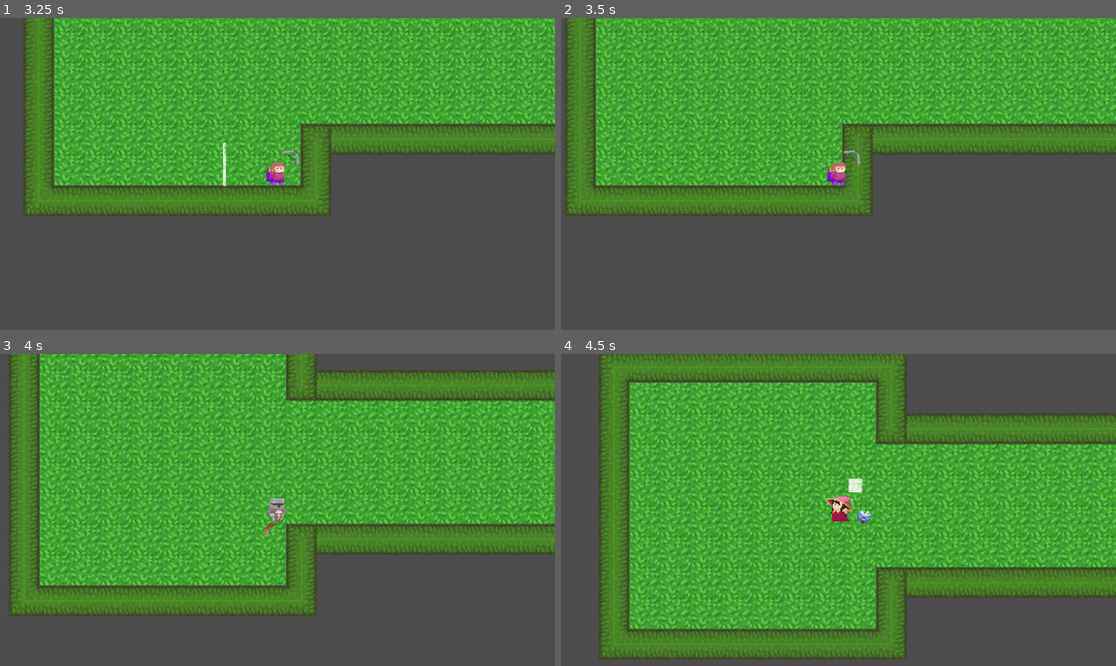
Above: before the commit, frames 1-4 (two rows, left to right).
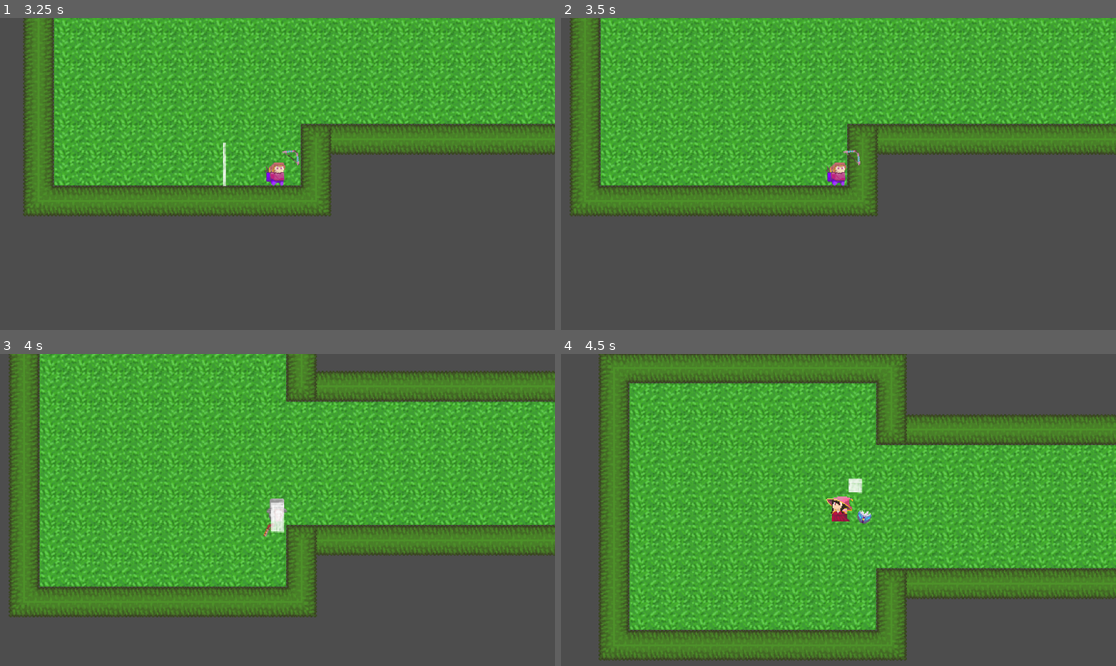
Above: after the commit, the same moments.

Repository: felixtjahyadi/halustudio
Game: Godot game, scene res://scenes/Utils/title.tscn
The game is run twice, just before and just after one commit, with the same random seed, the same clock (stepped at 60 frames per second) and the same inputs. Sound files missing from this copy of the repository are replaced by a short silence.
Inputs (mouse positions are in pixels of both pictures, inside the frame that each line leads up to):
- Up to frame 1 (3.25 s): click "Play" at 0.5 s; move the mouse to (399, 158) at 1.27 s; hold D (right) 1.28-2.03 s; tap Q (swap) at 1.35, 2.3, 2.85 s; move the mouse to (166, 189) at 2.02 s; hold S (down) 2.03-2.78 s; click (166, 189) at 2.1 s; move the mouse to (333, 105) at 2.77 s; hold D (right) from 2.78 s (still down)
- Up to frame 2 (3.5 s): keep holding D (right)
- Up to frame 3 (4 s): move the mouse to (249, 572) at 3.52 s; release D (right) at 3.53 s; hold W (up) from 3.53 s (still down); tap Space (test, bound only before the commit) at 3.6 s; tap Q (swap) at 3.8 s
- Up to frame 4 (4.5 s): move the mouse to (1005, 556) at 4.27 s; release W (up) at 4.28 s; hold A (left) from 4.28 s (still down); tap Q (swap) at 4.35 s

Frame 1 is identical in both runs. In frame 2, 16% of the frame differs, in the area x 0-100%, y 0-64%; in frame 3, 9.3%; in frame 4, 9.3%.

Commit message:
Hot fixes#2

Diff:
--- a/project.godot
+++ b/project.godot
@@ -67,7 +67,7 @@
 }
 test={
 "deadzone": 0.5,
-"events": [Object(InputEventKey,"resource_local_to_scene":fa …(119 unchanged characters)… ressed":false,"pressed":false,"keycode":0,"physical_keycode":32,"key_label":0,"unicode":32,"echo":false,"script":null)
+"events": [Object(InputEventKey,"resource_local_to_scene":fa …(119 unchanged characters)… ressed":false,"pressed":false,"keycode":4194305,"physical_keycode":0,"key_label":0,"unicode":0,"echo":false,"script":null)
 ]
 }
 
--- a/scenes/Enemy/base_enemy.tscn
+++ b/scenes/Enemy/base_enemy.tscn
@@ -54,7 +54,6 @@
 animation = &"walk"
 
 [node name="DetectionArea" type="Area2D" parent="."]
-visible = false
 
 [node name="CollisionShape2D" type="CollisionShape2D" parent="DetectionArea"]
 shape = SubResource("CircleShape2D_oaiih")
--- a/scenes/Map/Room/1/3-0.tscn
+++ b/scenes/Map/Room/1/3-0.tscn
@@ -9,7 +9,7 @@
 [sub_resource type="RectangleShape2D" id="RectangleShape2D_dsauk"]
 size = Vector2(40, 88)
 
-[node name="Room1" type="Node2D"]
+[node name="Room2" type="Node2D"]
 script = ExtResource("1_gml8v")
 
 [node name="RoomTileMap" parent="." instance=ExtResource("2_qfnht")]
--- a/scenes/Player/Archie.tscn
+++ b/scenes/Player/Archie.tscn
@@ -1,12 +1,11 @@
-[gd_scene load_steps=44 format=3 uid="uid://clldvw3fgw8d8"]
+[gd_scene load_steps=42 format=3 uid="uid://clldvw3fgw8d8"]
 
 [ext_resource type="Texture2D" uid="uid://bt8d06wklsuca" path="res://assets/Player/spritesheets/archie-idle-anim-sheet-flip.png" id="1_0xl11"]
 [ext_resource type="Texture2D" uid="uid://b0bnpvr578rmt" path="res://assets/Player/spritesheets/archie-idle-anim-sheet.png" id="1_4il6w"]
 [ext_resource type="Script" path="res://scripts/Character/Concrete/Archie.gd" id="1_7p78a"]
-[ext_resource type="Texture2D" uid="uid://d1xmw6hgn1brq" path="res://assets/Player/spritesheets/archie-walk-anim-sheet.png" id="3_ddk5v"]
+[ext_resource type="Texture2D" uid="uid://jfi8vmglh206" path="res://assets/Player/spritesheets/archie-walk-anim-sheet.png" id="3_ddk5v"]
 [ext_resource type="Texture2D" uid="uid://b0s33x5dq38bo" path="res://assets/Player/spritesheets/archie-walk-anim-sheet-flip.png" id="3_jko0j"]
 [ext_resource type="PackedScene" uid="uid://t7um6uwx4hcj" path="res://scenes/Weapons/Weapon.tscn" id="6_2w84m"]
-[ext_resource type="PackedScene" uid="uid://bjdcaaumh0fhj" path="res://scenes/Utils/hurt_box.tscn" id="6_erdj2"]
 [ext_resource type="Texture2D" uid="uid://b561hydikthvs" path="res://assets/Weapons/bow.png" id="7_b4w3a"]
 [ext_resource type="PackedScene" uid="uid://b0r0h3qbro2im" path="res://scenes/Skill/Shoot/shoot_skill.tscn" id="8_h0j7f"]
 [ext_resource type="PackedScene" uid="uid://chi6oe4mv0gbf" path="res://scenes/Skill/Shoot/Projectile/arrow.tscn" id="9_xplul"]
@@ -119,8 +118,8 @@
 }]
 
 [sub_resource type="CapsuleShape2D" id="CapsuleShape2D_xfye0"]
-radius = 8.0
-height = 32.0
+radius = 18.0
+height = 48.0
 
 [sub_resource type="Animation" id="Animation_p4f8q"]
 length = 0.8
@@ -289,9 +288,6 @@
 states/Walk/position = Vector2(545, 98)
 transitions = ["Start", "Idle", SubResource("AnimationNodeStateMachineTransition_tn82u"), "Idle", "Walk", SubResource("AnimationNodeStateMachineTransition_2gf2b"), "Walk", "Idle", SubResource("AnimationNodeStateMachineTransition_0m662")]
 
-[sub_resource type="RectangleShape2D" id="RectangleShape2D_8kfmx"]
-size = Vector2(48, 64)
-
 [sub_resource type="CapsuleShape2D" id="CapsuleShape2D_whd8m"]
 radius = 3.0
 height = 6.0
@@ -304,14 +300,12 @@
 
 [node name="Archie" type="CharacterBody2D" groups=["player"]]
 script = ExtResource("1_7p78a")
-health = 3
-armor = 0
 
 [node name="AnimatedSprite2D" type="AnimatedSprite2D" parent="."]
 texture_filter = 1
 sprite_frames = SubResource("SpriteFrames_vi1dm")
 animation = &"idle_left"
-frame = 2
+frame = 3
 
 [node name="CollisionShape2D" type="CollisionShape2D" parent="."]
 shape = SubResource("CapsuleShape2D_xfye0")
@@ -332,13 +326,6 @@
 parameters/Idle/blend_position = 0.0
 parameters/Walk/blend_position = 0.0
 
-[node name="HurtBox" parent="." instance=ExtResource("6_erdj2")]
-collision_layer = 2
-collision_mask = 2
-
-[node name="CollisionShape2D" parent="HurtBox" index="0"]
-shape = SubResource("RectangleShape2D_8kfmx")
-
 [node name="Weapon" parent="." instance=ExtResource("6_2w84m")]
 scale = Vector2(2, 2)
 
@@ -376,9 +363,7 @@
 
 [node name="Camera2D" type="Camera2D" parent="."]
 
-[connection signal="hurt" from="HurtBox" to="." method="_on_hurt_box_hurt"]
 [connection signal="area_entered" from="Grab" to="." method="_on_grab_area_entered"]
 [connection signal="area_entered" from="Collect" to="." method="_on_collect_area_entered"]
 
-[editable path="HurtBox"]
 [editable path="Weapon"]
--- a/scenes/Player/Morin.tscn
+++ b/scenes/Player/Morin.tscn
@@ -1,11 +1,10 @@
-[gd_scene load_steps=44 format=3 uid="uid://clmhwvftcd3hf"]
+[gd_scene load_steps=42 format=3 uid="uid://clmhwvftcd3hf"]
 
 [ext_resource type="Script" path="res://scripts/Character/Concrete/Morin.gd" id="1_jlina"]
 [ext_resource type="Texture2D" uid="uid://pvt6q1hvb34x" path="res://assets/Player/spritesheets/morin-idle-anim-sheet-flip.png" id="2_c5m86"]
-[ext_resource type="Texture2D" uid="uid://p1vdybmk15gh" path="res://assets/Player/spritesheets/morin-idle-anim-sheet.png" id="3_f5df1"]
+[ext_resource type="Texture2D" uid="uid://bboo05exekaek" path="res://assets/Player/spritesheets/morin-idle-anim-sheet.png" id="3_f5df1"]
 [ext_resource type="Texture2D" uid="uid://cvhwulqudjlnf" path="res://assets/Player/spritesheets/morin-walk-anim-sheet-flip.png" id="4_ryn66"]
-[ext_resource type="Texture2D" uid="uid://o2yrcp474x8b" path="res://assets/Player/spritesheets/morin-walk-anim-sheet.png" id="5_ywmoq"]
-[ext_resource type="PackedScene" uid="uid://bjdcaaumh0fhj" path="res://scenes/Utils/hurt_box.tscn" id="6_m1uwh"]
+[ext_resource type="Texture2D" uid="uid://dd66et6q4ccr8" path="res://assets/Player/spritesheets/morin-walk-anim-sheet.png" id="5_ywmoq"]
 [ext_resource type="PackedScene" uid="uid://t7um6uwx4hcj" path="res://scenes/Weapons/Weapon.tscn" id="6_r8lj7"]
 [ext_resource type="Texture2D" uid="uid://n8y0hk7tyohu" path="res://assets/Weapons/Gun.png" id="7_3rxp8"]
 [ext_resource type="PackedScene" uid="uid://b0r0h3qbro2im" path="res://scenes/Skill/Shoot/shoot_skill.tscn" id="8_xpdsv"]
@@ -289,9 +288,6 @@
 states/Walk/position = Vector2(545, 98)
 transitions = ["Start", "Idle", SubResource("AnimationNodeStateMachineTransition_tn82u"), "Idle", "Walk", SubResource("AnimationNodeStateMachineTransition_2gf2b"), "Walk", "Idle", SubResource("AnimationNodeStateMachineTransition_0m662")]
 
-[sub_resource type="RectangleShape2D" id="RectangleShape2D_if4gi"]
-size = Vector2(48, 64)
-
 [sub_resource type="CapsuleShape2D" id="CapsuleShape2D_a3ikf"]
 radius = 3.0
 height = 16.0
@@ -304,7 +300,6 @@
 
 [node name="Morin" type="CharacterBody2D" groups=["player"]]
 script = ExtResource("1_jlina")
-armor = 0
 
 [node name="AnimatedSprite2D" type="AnimatedSprite2D" parent="."]
 texture_filter = 1
@@ -331,13 +326,6 @@
 parameters/Idle/blend_position = 0.0
 parameters/Walk/blend_position = 0.0
 
-[node name="HurtBox" parent="." instance=ExtResource("6_m1uwh")]
-collision_layer = 2
-collision_mask = 2
-
-[node name="CollisionShape2D" parent="HurtBox" index="0"]
-shape = SubResource("RectangleShape2D_if4gi")
-
 [node name="Weapon" parent="." instance=ExtResource("6_r8lj7")]
 scale = Vector2(2, 2)
 
@@ -372,9 +360,7 @@
 
 [node name="Camera2D" type="Camera2D" parent="."]
 
-[connection signal="hurt" from="HurtBox" to="." method="_on_hurt_box_hurt"]
 [connection signal="area_entered" from="Grab" to="." method="_on_grab_area_entered"]
 [connection signal="area_entered" from="Collect" to="." method="_on_collect_area_entered"]
 
-[editable path="HurtBox"]
 [editable path="Weapon"]
--- a/scenes/Player/Reina.tscn
+++ b/scenes/Player/Reina.tscn
@@ -1,11 +1,10 @@
-[gd_scene load_steps=44 format=3 uid="uid://wq0udb2cgi3d"]
+[gd_scene load_steps=42 format=3 uid="uid://wq0udb2cgi3d"]
 
 [ext_resource type="Script" path="res://scripts/Character/Concrete/Reina.gd" id="1_usv2g"]
 [ext_resource type="Texture2D" uid="uid://1iu8w3ms703o" path="res://assets/Player/spritesheets/reina-idle-anim-sheet-flip.png" id="2_0yfsk"]
-[ext_resource type="Texture2D" uid="uid://dqqhb6n6bqdgb" path="res://assets/Player/spritesheets/reina-idle-anim-sheet.png" id="3_i5kk0"]
+[ext_resource type="Texture2D" uid="uid://dj641w2tdg7wv" path="res://assets/Player/spritesheets/reina-idle-anim-sheet.png" id="3_i5kk0"]
 [ext_resource type="Texture2D" uid="uid://b8wlu7qv4q7uk" path="res://assets/Player/spritesheets/reina-walk-anim-sheet-flip.png" id="4_ciwyb"]
-[ext_resource type="Texture2D" uid="uid://crq5am8iid83v" path="res://assets/Player/spritesheets/reina-walk-anim-sheet.png" id="5_qumjl"]
-[ext_resource type="PackedScene" uid="uid://bjdcaaumh0fhj" path="res://scenes/Utils/hurt_box.tscn" id="6_3qs88"]
+[ext_resource type="Texture2D" uid="uid://8gu0pawcj7bg" path="res://assets/Player/spritesheets/reina-walk-anim-sheet.png" id="5_qumjl"]
 [ext_resource type="PackedScene" uid="uid://t7um6uwx4hcj" path="res://scenes/Weapons/Weapon.tscn" id="6_55blr"]
 [ext_resource type="Texture2D" uid="uid://c8by2gqvdx4b7" path="res://assets/Weapons/book.png" id="7_hns04"]
 [ext_resource type="PackedScene" uid="uid://b0r0h3qbro2im" path="res://scenes/Skill/Shoot/shoot_skill.tscn" id="8_nuxm6"]
@@ -289,9 +288,6 @@
 states/Walk/position = Vector2(545, 98)
 transitions = ["Start", "Idle", SubResource("AnimationNodeStateMachineTransition_tn82u"), "Idle", "Walk", SubResource("AnimationNodeStateMachineTransition_2gf2b"), "Walk", "Idle", SubResource("AnimationNodeStateMachineTransition_0m662")]
 
-[sub_resource type="RectangleShape2D" id="RectangleShape2D_q7n2o"]
-size = Vector2(48, 64)
-
 [sub_resource type="RectangleShape2D" id="RectangleShape2D_27e52"]
 size = Vector2(15.625, 16.125)
 
@@ -301,15 +297,14 @@
 [sub_resource type="CircleShape2D" id="CircleShape2D_5rpj2"]
 radius = 7.6956
 
-[node name="Reina" type="CharacterBody2D"]
+[node name="Reina" type="CharacterBody2D" groups=["player"]]
 script = ExtResource("1_usv2g")
-armor = 0
 
 [node name="AnimatedSprite2D" type="AnimatedSprite2D" parent="."]
 texture_filter = 1
 sprite_frames = SubResource("SpriteFrames_vi1dm")
 animation = &"idle_left"
-frame = 3
+frame = 1
 
 [node name="CollisionShape2D" type="CollisionShape2D" parent="."]
 shape = SubResource("CapsuleShape2D_xfye0")
@@ -330,13 +325,6 @@
 parameters/Idle/blend_position = 0.0
 parameters/Walk/blend_position = 0.0
 
-[node name="HurtBox" parent="." instance=ExtResource("6_3qs88")]
-collision_layer = 2
-collision_mask = 2
-
-[node name="CollisionShape2D" parent="HurtBox" index="0"]
-shape = SubResource("RectangleShape2D_q7n2o")
-
 [node name="Weapon" parent="." instance=ExtResource("6_55blr")]
 scale = Vector2(2, 2)
 
@@ -368,11 +356,9 @@
 position = Vector2(0.666667, 3.66667)
 shape = SubResource("CircleShape2D_5rpj2")
 
-[node name="Camera2D" type="Camera2D" parent="." groups=["player"]]
-
-[connection signal="hurt" from="HurtBox" to="." method="_on_hurt_box_hurt"]
+[node name="Camera2D" type="Camera2D" parent="."]
+
 [connection signal="area_entered" from="Grab" to="." method="_on_grab_area_entered"]
 [connection signal="area_entered" from="Collect" to="." method="_on_collect_area_entered"]
 
-[editable path="HurtBox"]
 [editable path="Weapon"]
--- a/scripts/Map/Objects/Portal.gd
+++ b/scripts/Map/Objects/Portal.gd
@@ -10,6 +10,6 @@
 #func _process(delta):
 	#pass
 
-func _on_area_2d_body_entered(body):
+func _on_area_2d_body_entered(body: CharacterBody2D):
 	if body.is_in_group("player"):
 		get_tree().change_scene_to_file(global.LEVEL_PATH + levelPath + ".tscn")
--- a/scripts/base_enemy.gd
+++ b/scripts/base_enemy.gd
@@ -15,6 +15,7 @@
 var coins = preload("res://scenes/Loot/Coin.tscn")
 var potions = preload("res://scenes/Loot/Potion.tscn")
 var chase = false
+var current_player:Node
 
 @onready var player = get_tree().get_first_node_in_group("player")
 @onready var loot_base = get_tree().get_first_node_in_group("loot")
@@ -26,6 +27,7 @@
 @onready var detectionArea = $EnemyBody/DetectionArea
 @onready var sound = $EnemyBody/hurt_sound
 
+
 signal remove_from_array(object)
 
 func _ready():
@@ -34,9 +36,9 @@
 	screen_size = get_viewport_rect().size
 	hurtbox.connect("hurt", Callable(self, "_on_hurt_box_hurt"))
 	hideTimer.connect("timeout", Callable(self, "_on_hide_timer_timeout"))
+	player.connect("swap", _refresh)
 	detectionArea.body_entered.connect(_on_detection_area_body_entered)
 	detectionArea.body_exited.connect(_on_detection_area_body_exited)
-
 
 func _physics_process(_delta):
 	if chase == true:
@@ -53,6 +55,9 @@
 		velocity += knock_back
 		move_and_slide()
 
+func _refresh(selected_character_node):
+	current_player = selected_character_node
+
 func _on_detection_area_body_entered(body):
 	if body == player:
 		chase = true
@@ -60,7 +65,6 @@
 func _on_detection_area_body_exited(body):
 	if body == player:
 		chase = false
-
 
 func _on_hurt_box_hurt(damage, angle, knock_back_amount):
 	hp -= damage
--- a/scripts/three_characters.gd
+++ b/scripts/three_characters.gd
@@ -13,6 +13,8 @@
 var selected_character_node: Node
 var can_change = true
 var character_swap: Dictionary
+
+signal swap(character: Node)
 
 func _ready():
 	character1_node = character1.instantiate()
@@ -38,12 +40,14 @@
 func _process(delta):
 	if Input.is_action_just_pressed("swap") and can_change:
 		swap_character()
+		emit_signal("swap", selected_character_node)
 
 func swap_character():
 	remove_current_selected_charater()
 	change_current_selected_charater()
 	spawn_selected_character()
 	cooldown_change_character()
+
 
 func spawn_selected_character():
 	add_child(selected_character_node)
@@ -85,3 +89,6 @@
 	if total_character_alive == 0:
 		# TODO: game over logic
 		get_tree().change_scene_to_file("res://scenes/Map/Level/LoseScreen.tscn")
+
+func current_char():
+	return selected_character_node
Not shown: 1 places in scenes/Map/Objects/Portal.tscn that only renumber resources
